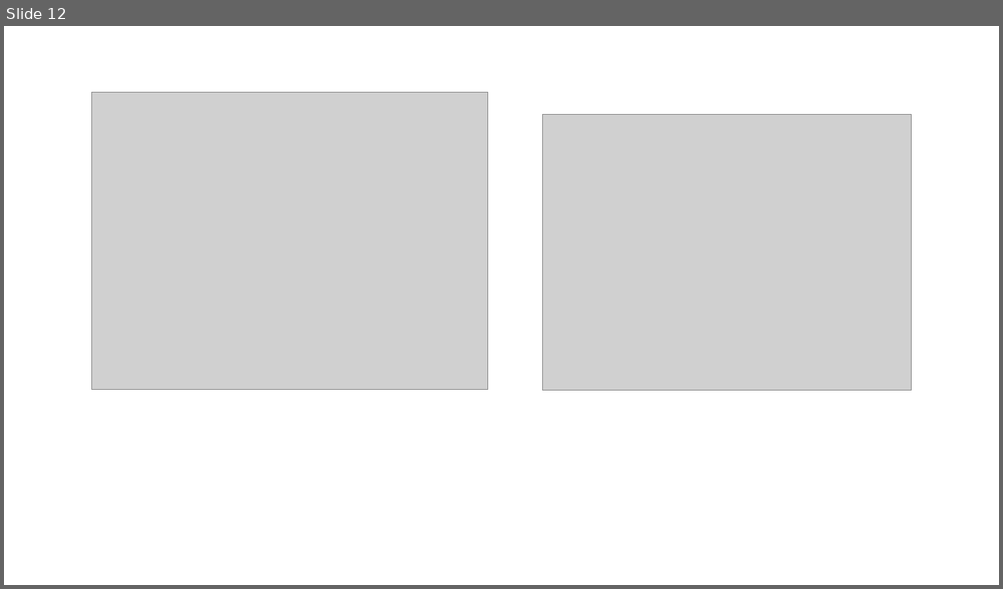
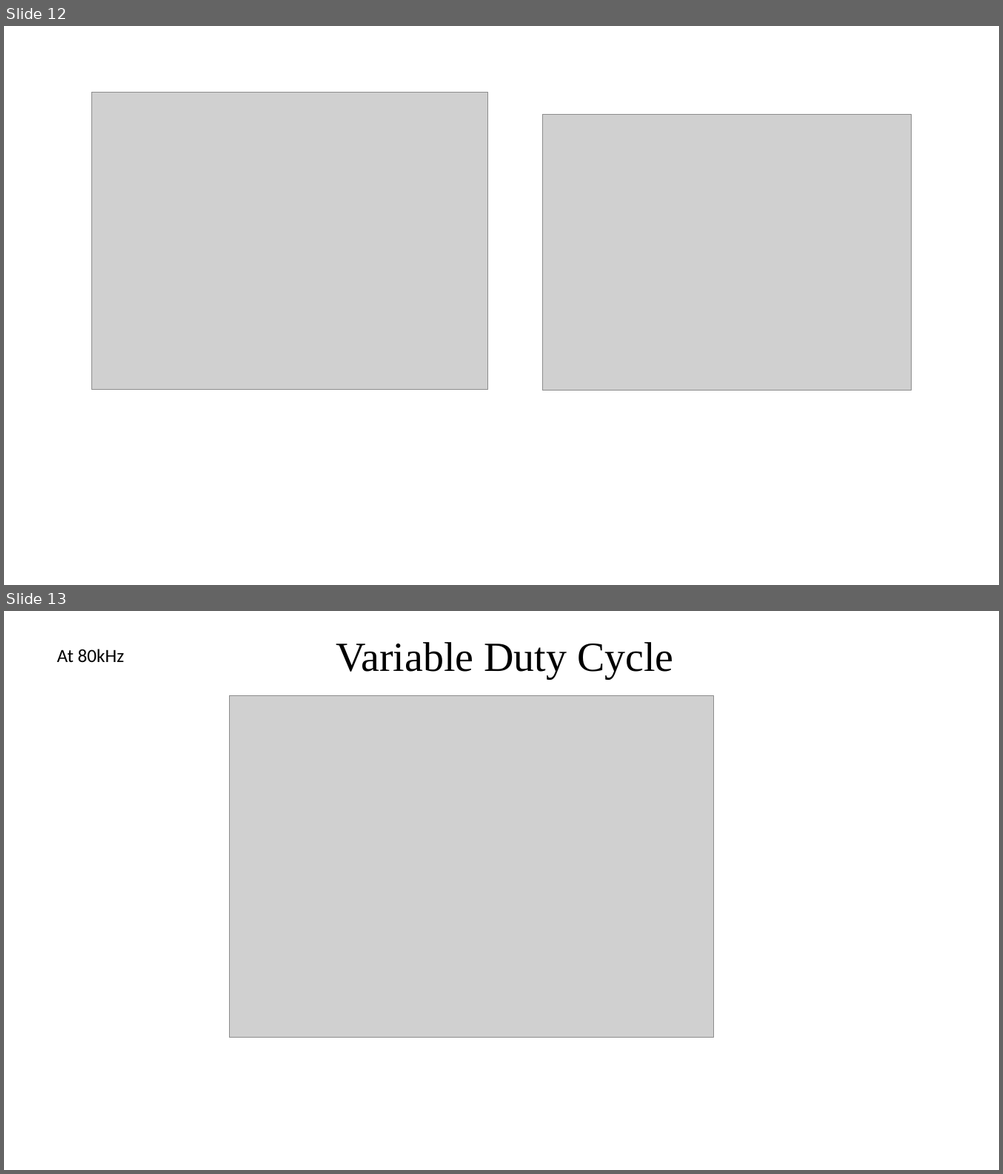
Before and after one commit to EnesAyaz/WPTMotor, a slide deck: Presentation/2020.02.08.pptx. Shown one above the other, each under a label of ours: slide 12 before the commit, slides 12 and 13 after it. The pictures are 1003x589 and 1003x1174 pixels, drawn with LibreOffice and Linux fonts; fonts in the diff are those of the drawing; grey boxes stand for pictures. Boxes give left, top, right and bottom in pixels: in the first picture for what was removed or moved away, otherwise in the second. Text is boxed around its words. In the diff, an @@ line names an element or a change of style, - is before the commit and + after.

Commit message:
variable frequency and duty simulink model is created, DC Bus analitik model is also created.

```diff
--- a/Presentation/2020.02.08.pptx
+++ b/Presentation/2020.02.08.pptx
@@ slide 13 added at [4,611,999,1170], background #FFFFFF @@
@@ text added at [57,649,125,662], 18 pt, text #000000 @@
+At 80kHz
@@ text added at [336,642,673,679], 40 pt, text #000000 @@
+Variable Duty Cycle
@@ picture added at [229,695,714,1038] @@
```
Also in this commit, not shown: 2 other slides added, 1 slide removed, 5 other files.
